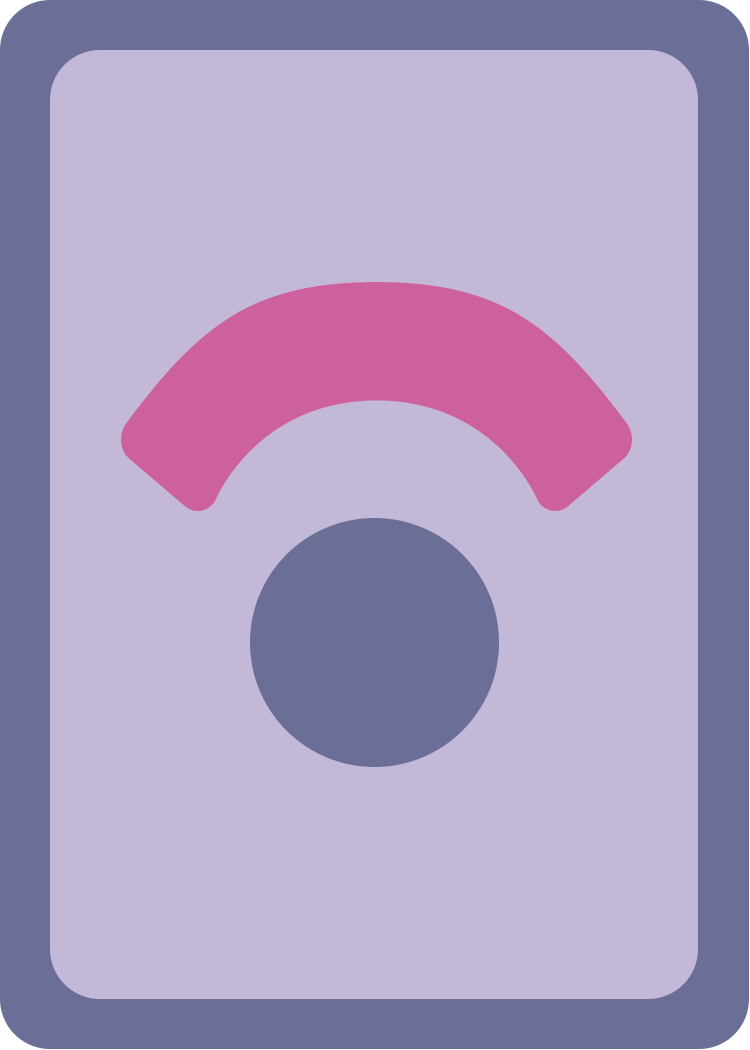
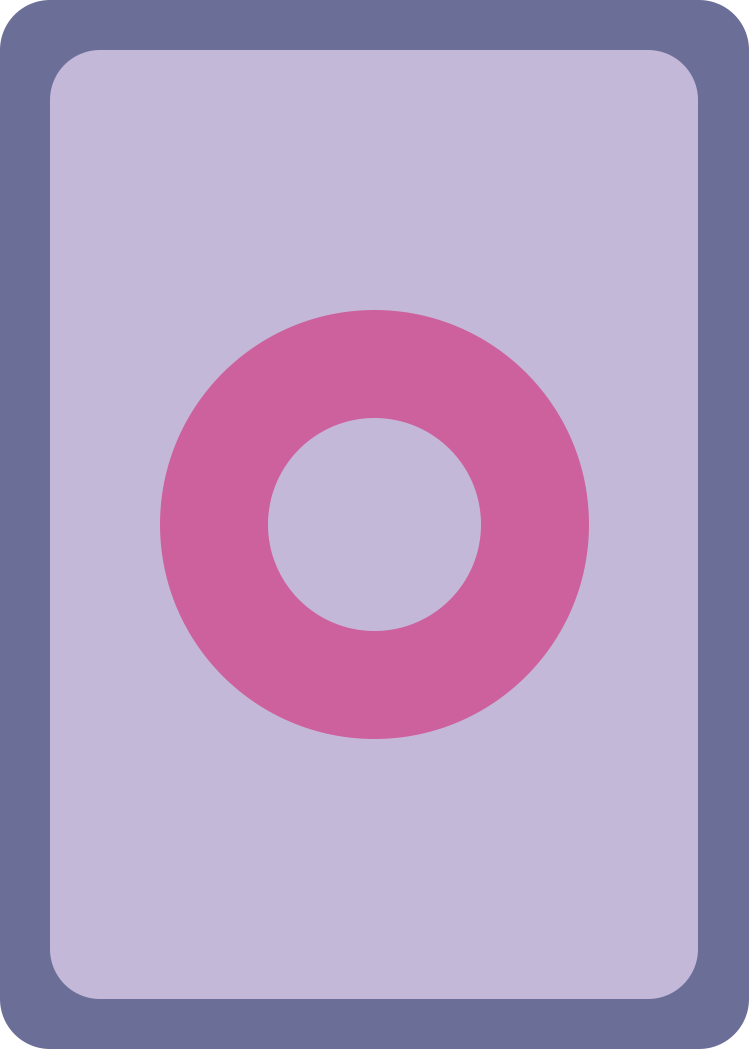
The second 750 × 1050 image is a revision of the first. Changes to its layers:
added group "Bomb" with 2 layers above "Teleport" over <box>160,310,589,739</box>
added layer "Ellipse 1 copy 2" (1st of 2, in "Bomb") in group "Bomb" over <box>268,418,481,631</box>
added layer "Ellipse 1 copy 3" in group "Bomb" over <box>160,310,589,739</box>
hid group "Slash" (3 layers) over <box>121,282,632,767</box>
